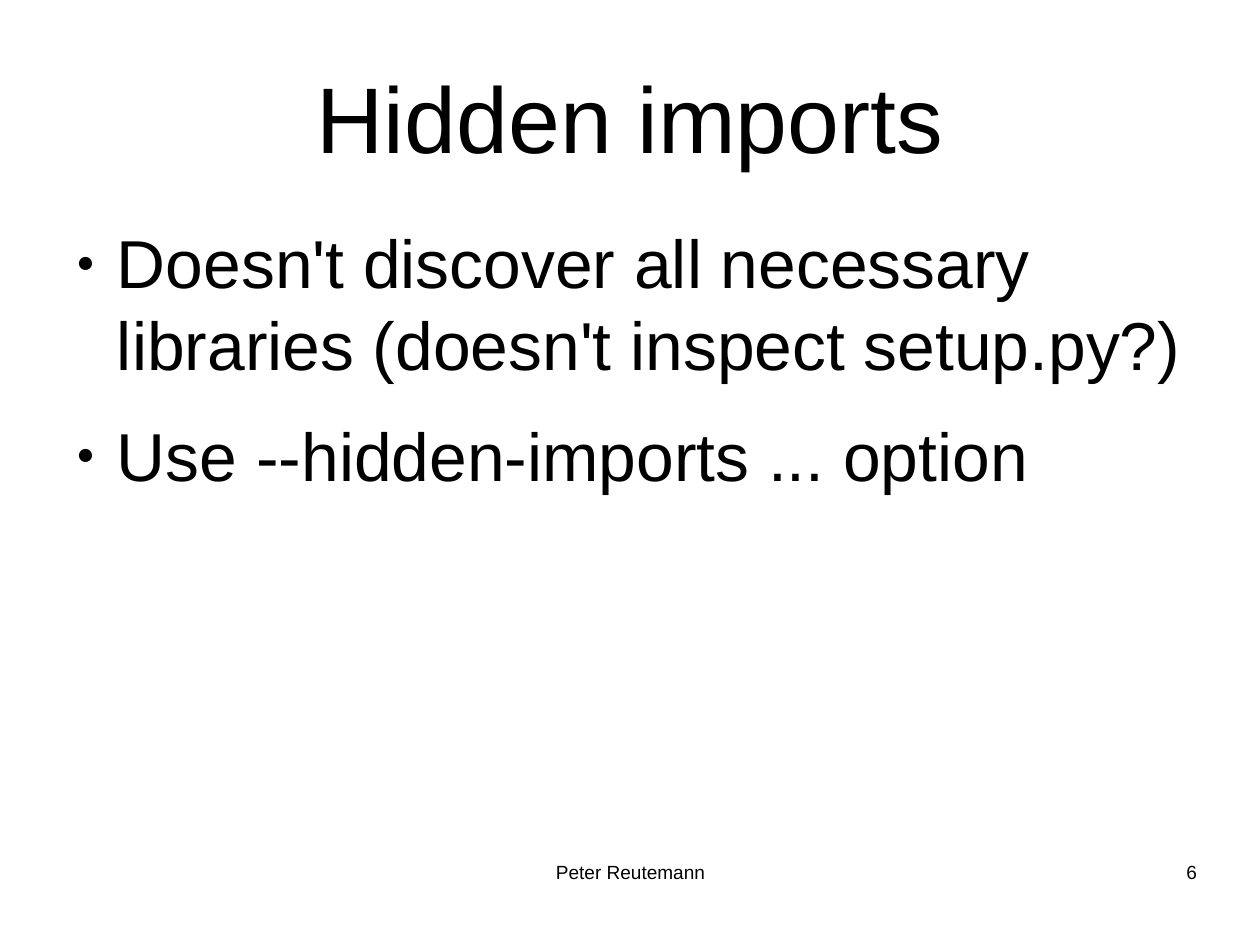
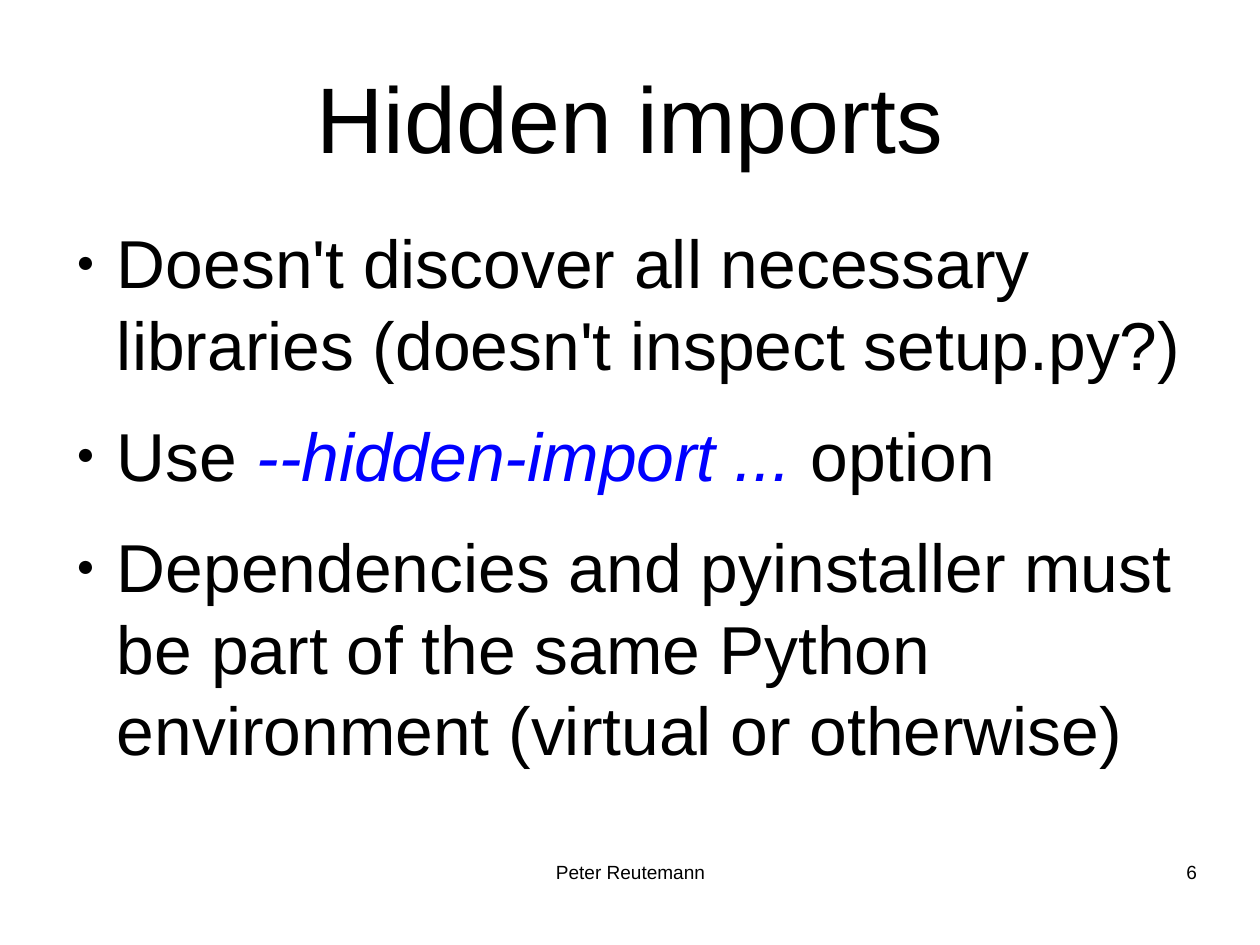
Before and after one commit to HamPUG/meetings, a slide deck: slide 6 of 2021/2021-12-13/pyinstaller.odp. Drawn at 1260x945 pixels with LibreOffice and Linux fonts; fonts in the diff are those of the drawing. Boxes give left, top, right and bottom in pixels: in the first picture for what was removed or moved away, otherwise in the second. Text is boxed around its words. In the diff, an @@ line names an element or a change of style, - is before the commit and + after.

```diff
--- a/2021/2021-12-13/pyinstaller.odp
+++ b/2021/2021-12-13/pyinstaller.odp
@@ text at (x1=117, y1=432, x2=1171, y2=768): text changed @@
-● Use --hidden-imports ... option
+● Use --hidden-import ... option
+● Dependencies and pyinstaller must be part of the same Python environment (virtual or otherwise)
```
Also in this commit, not shown: 3 other slides changed, 3 slides added, 12 other files.
